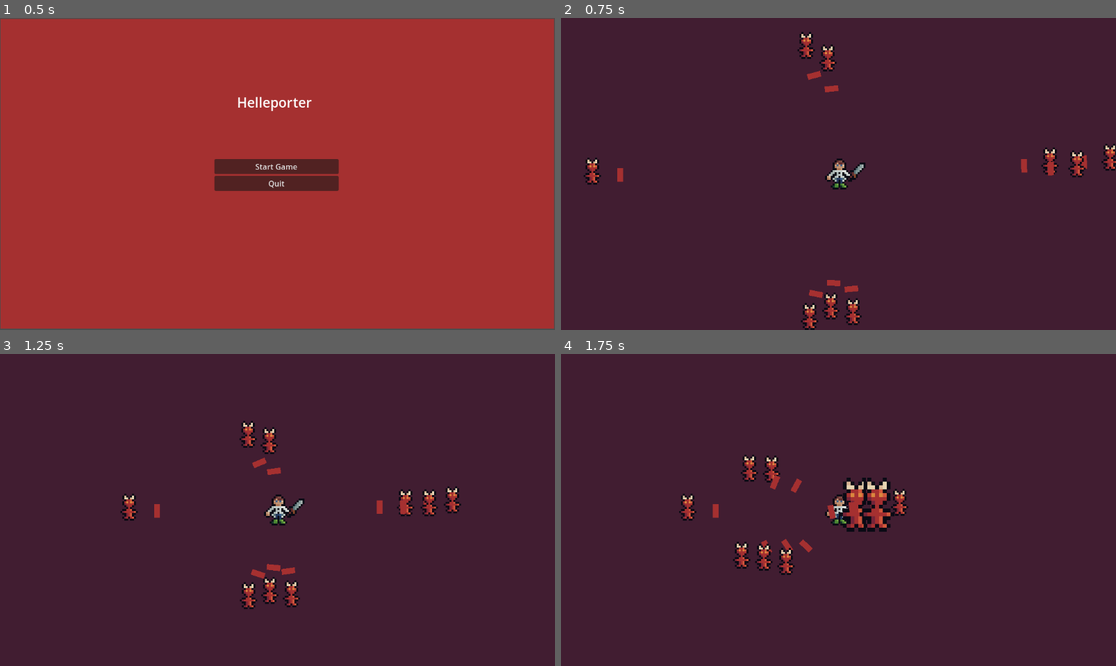
Above: before the commit, frames 1-4 (two rows, left to right).
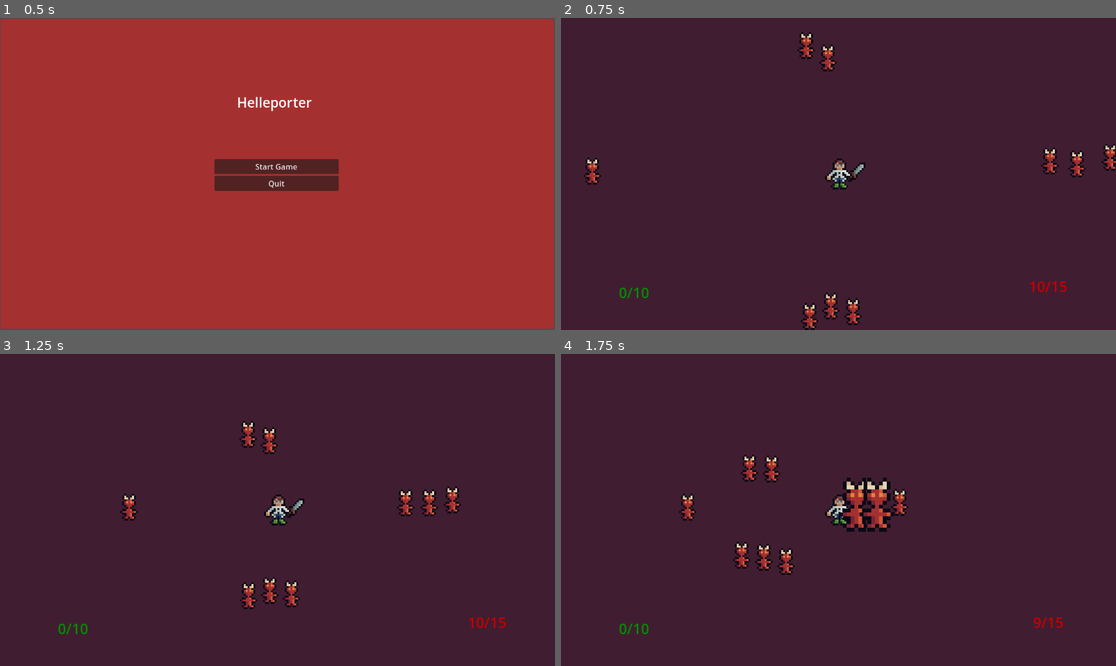
Above: after the commit, the same moments.

Repository: SandstoneHobo/Helleporter
Game: Godot game, scene res://scenes/ui/main_menu.tscn
The game is run twice, just before and just after one commit, with the same random seed, the same clock (stepped at 60 frames per second) and the same inputs.
Inputs (mouse positions are in pixels of both pictures, inside the frame that each line leads up to):
- Up to frame 1 (0.5 s): no input
- Up to frame 2 (0.75 s): click "Start Game" at 0.5 s
- Up to frame 3 (1.25 s): no input
- Up to frame 4 (1.75 s): move the mouse to (888, 538) at 1.27 s; hold D (move_right) from 1.28 s (still down); click (888, 538) at 1.35 s

Frame 1 is identical in both runs. In frame 2, 0.6% of the frame differs, in the area x 10-95%, y 16-90%; in frame 3, 0.6%; in frame 4, 0.5%.

Commit message:
Added health and exp trackers. Started on upgrade selection menu

Diff:
--- a/helleporter/scenes/demon.tscn
+++ b/helleporter/scenes/demon.tscn
@@ -1,8 +1,7 @@
-[gd_scene load_steps=5 format=3 uid="uid://bq5x48hqnvcxg"]
+[gd_scene load_steps=4 format=3 uid="uid://bq5x48hqnvcxg"]
 
 [ext_resource type="Script" uid="uid://c7e4h88cu4ysv" path="res://scripts/demon.gd" id="1_3t42y"]
 [ext_resource type="Texture2D" uid="uid://cevmlnoimu4tx" path="res://assets/sprites/demon_sprite.png" id="1_ye80u"]
-[ext_resource type="Texture2D" uid="uid://cuh6l0kme143s" path="res://assets/sprites/hitbox_test.png" id="3_ofewj"]
 
 [sub_resource type="RectangleShape2D" id="RectangleShape2D_3t42y"]
 size = Vector2(11, 16)
@@ -28,11 +27,6 @@
 target_position = Vector2(4.5, 0)
 collision_mask = 2
 
-[node name="Sprite2D" type="Sprite2D" parent="RayCast2D"]
-position = Vector2(7, 0)
-scale = Vector2(0.09375, 0.21875)
-texture = ExtResource("3_ofewj")
-
 [node name="HitTimer" type="Timer" parent="."]
 wait_time = 0.5
 
--- /dev/null
+++ b/helleporter/scenes/lava.tscn
@@ -0,0 +1,53 @@
+[gd_scene load_steps=8 format=3 uid="uid://bstblnsig04j1"]
+
+[ext_resource type="Texture2D" uid="uid://53mws2ex48gx" path="res://assets/sprites/helleporter_terrain_sprite_sheet.png" id="1_a5s42"]
+
+[sub_resource type="RectangleShape2D" id="RectangleShape2D_dw3wf"]
+size = Vector2(16, 16)
+
+[sub_resource type="AtlasTexture" id="AtlasTexture_snnrc"]
+atlas = ExtResource("1_a5s42")
+region = Rect2(48, 0, 16, 16)
+
+[sub_resource type="AtlasTexture" id="AtlasTexture_f10td"]
+atlas = ExtResource("1_a5s42")
+region = Rect2(64, 0, 16, 16)
+
+[sub_resource type="AtlasTexture" id="AtlasTexture_3w25c"]
+atlas = ExtResource("1_a5s42")
+region = Rect2(80, 0, 16, 16)
+
+[sub_resource type="AtlasTexture" id="AtlasTexture_sxvwp"]
+atlas = ExtResource("1_a5s42")
+region = Rect2(48, 16, 16, 16)
+
+[sub_resource type="SpriteFrames" id="SpriteFrames_pgx88"]
+animations = [{
+"frames": [{
+"duration": 1.0,
+"texture": SubResource("AtlasTexture_snnrc")
+}, {
+"duration": 1.0,
+"texture": SubResource("AtlasTexture_f10td")
+}, {
+"duration": 1.0,
+"texture": SubResource("AtlasTexture_3w25c")
+}, {
+"duration": 1.0,
+"texture": SubResource("AtlasTexture_sxvwp")
+}],
+"loop": true,
+"name": &"Idle",
+"speed": 2.0
+}]
+
+[node name="Lava" type="Area2D"]
+
+[node name="CollisionShape2D" type="CollisionShape2D" parent="."]
+shape = SubResource("RectangleShape2D_dw3wf")
+
+[node name="AnimatedSprite2D" type="AnimatedSprite2D" parent="."]
+sprite_frames = SubResource("SpriteFrames_pgx88")
+animation = &"Idle"
+autoplay = "Idle"
+frame_progress = 0.356333
--- a/helleporter/scenes/player.tscn
+++ b/helleporter/scenes/player.tscn
@@ -1,13 +1,17 @@
-[gd_scene load_steps=11 format=3 uid="uid://cde5ppaafj178"]
+[gd_scene load_steps=15 format=3 uid="uid://cde5ppaafj178"]
 
 [ext_resource type="Script" uid="uid://bnuj6uxjkvhyr" path="res://scripts/player.gd" id="1_3vyb7"]
 [ext_resource type="Script" uid="uid://bkuck1rq5yiid" path="res://scripts/player_stats.gd" id="2_dqkch"]
 [ext_resource type="Texture2D" uid="uid://fjkntxy8mfrb" path="res://assets/sprites/player_sprite.png" id="2_g2els"]
 [ext_resource type="PackedScene" uid="uid://b1sq24n6abdt4" path="res://scenes/sword.tscn" id="3_qhqgy"]
 [ext_resource type="Script" uid="uid://dlyq74up0fhum" path="res://scripts/helleport_area.gd" id="5_qlg0r"]
+[ext_resource type="Script" uid="uid://b5nvox74joas2" path="res://scripts/upgrade_manager.gd" id="6_d2wvv"]
 [ext_resource type="Script" uid="uid://1cpix5kj1wnf" path="res://scripts/sword_upgrades.gd" id="6_smehm"]
 [ext_resource type="Script" uid="uid://pr2ydwet5o6y" path="res://scripts/helleport_upgrades.gd" id="7_ur7pv"]
 [ext_resource type="Script" uid="uid://ba85dilofqx3k" path="res://scripts/demonic_upgrades.gd" id="8_y4r1p"]
+[ext_resource type="Script" uid="uid://cr12hpfc4vuxo" path="res://scripts/health_bar.gd" id="9_ur7pv"]
+[ext_resource type="Script" uid="uid://c20bk85wmtdba" path="res://scripts/exp_bar.gd" id="10_y4r1p"]
+[ext_resource type="Script" uid="uid://dor3moxaw23xy" path="res://scripts/upgrade_menu_manager.gd" id="12_3v2ag"]
 
 [sub_resource type="RectangleShape2D" id="RectangleShape2D_dqkch"]
 size = Vector2(7, 14)
@@ -54,6 +58,8 @@
 wait_time = 0.3
 
 [node name="UpgradeManager" type="Node" parent="."]
+unique_name_in_owner = true
+script = ExtResource("6_d2wvv")
 
 [node name="SwordUpgrades" type="Node" parent="UpgradeManager"]
 script = ExtResource("6_smehm")
@@ -64,7 +70,70 @@
 [node name="DemonicUpgrades" type="Node" parent="UpgradeManager"]
 script = ExtResource("8_y4r1p")
 
+[node name="HUD" type="CanvasLayer" parent="."]
+
+[node name="HealthBar" type="Label" parent="HUD"]
+anchors_preset = -1
+anchor_left = 0.756
+anchor_top = 0.721
+anchor_right = 1.0
+anchor_bottom = 1.0
+offset_left = 0.0879517
+offset_top = -0.208008
+theme_override_colors/font_color = Color(0.772549, 0, 0, 1)
+theme_override_font_sizes/font_size = 30
+text = "x/x"
+horizontal_alignment = 1
+vertical_alignment = 1
+script = ExtResource("9_ur7pv")
+
+[node name="ExpBar" type="Label" parent="HUD"]
+anchors_preset = -1
+anchor_top = 0.761
+anchor_right = 0.265
+anchor_bottom = 1.0
+offset_top = -0.128021
+offset_right = -0.280029
+theme_override_colors/font_color = Color(0, 0.552941, 0, 1)
+theme_override_font_sizes/font_size = 30
+text = "x/x"
+horizontal_alignment = 1
+vertical_alignment = 1
+script = ExtResource("10_y4r1p")
+
+[node name="LevelUpMenu" type="CanvasLayer" parent="."]
+layer = 2
+visible = false
+script = ExtResource("12_3v2ag")
+
+[node name="HBoxContainer" type="HBoxContainer" parent="LevelUpMenu"]
+anchors_preset = -1
+anchor_left = 0.199
+anchor_top = 0.264
+anchor_right = 0.765
+anchor_bottom = 0.727
+offset_left = -0.248016
+offset_top = -0.0720062
+offset_right = -0.280029
+offset_bottom = -0.0960388
+theme_override_constants/separation = 20
+alignment = 1
+
+[node name="SwordUpgrade" type="Button" parent="LevelUpMenu/HBoxContainer"]
+layout_mode = 2
+text = "
+"
+
+[node name="HelleportUpgrade" type="Button" parent="LevelUpMenu/HBoxContainer"]
+layout_mode = 2
+
+[node name="DemonicUpgrade" type="Button" parent="LevelUpMenu/HBoxContainer"]
+layout_mode = 2
+
+[connection signal="timeout" from="TeleportTimer" to="." method="_on_timer_timeout"]
 [connection signal="timeout" from="TeleportTimer" to="." method="_on_teleport_timer_timeout"]
-[connection signal="timeout" from="TeleportTimer" to="." method="_on_timer_timeout"]
 [connection signal="body_entered" from="HelleportArea" to="HelleportArea" method="_on_body_entered"]
 [connection signal="timeout" from="HelleportArea/HitTimer" to="HelleportArea" method="_on_hit_timer_timeout"]
+[connection signal="pressed" from="LevelUpMenu/HBoxContainer/SwordUpgrade" to="LevelUpMenu/HBoxContainer" method="_on_sword_upgrade_pressed"]
+[connection signal="pressed" from="LevelUpMenu/HBoxContainer/HelleportUpgrade" to="LevelUpMenu/HBoxContainer" method="_on_helleport_upgrade_pressed"]
+[connection signal="pressed" from="LevelUpMenu/HBoxContainer/DemonicUpgrade" to="LevelUpMenu/HBoxContainer" method="_on_demonic_upgrade_pressed"]
--- a/helleporter/scripts/demon.gd
+++ b/helleporter/scripts/demon.gd
@@ -37,8 +37,8 @@
 # Called every frame. 'delta' is the elapsed time since the previous frame.
 func _process(delta: float) -> void:
 	if cur_health <= 0:
+		GameManager.add_experience(1)
 		self.queue_free()
-		GameManager.add_experience(1)
 	player_position = GameManager.get_player_position()
 	ray_cast.look_at(player_position)
 	attack()
--- a/helleporter/scripts/demonic_upgrades.gd
+++ b/helleporter/scripts/demonic_upgrades.gd
@@ -12,7 +12,6 @@
 		1:
 			stats.attack_damage = stats.attack_damage * 2
 			stats.helleport_damage = stats.helleport_damage * 2
-			print("demon activated")
 		2:
 			sword.get_child(1).apply_scale(Vector2(2, 2))
 			helleport_area.get_child(0).apply_scale(Vector2(2, 2))
--- /dev/null
+++ b/helleporter/scripts/exp_bar.gd
@@ -0,0 +1,16 @@
+extends Label
+
+@onready var stats: Node = %Stats
+
+# Called when the node enters the scene tree for the first time.
+func _ready() -> void:
+	if stats.cur_level < 7:
+		text = str(GameManager.get_experience()) + "/" + str(stats.exp_thresholds[str(stats.cur_level + 1)])
+
+
+# Called every frame. 'delta' is the elapsed time since the previous frame.
+func _process(delta: float) -> void:
+	if stats.cur_level < 7:
+		text = str(GameManager.get_experience()) + "/" + str(stats.exp_thresholds[str(stats.cur_level + 1)])
+	else:
+		text = "Max Level"
--- /dev/null
+++ b/helleporter/scripts/health_bar.gd
@@ -0,0 +1,13 @@
+extends Label
+
+@onready var stats: Node = %Stats
+
+
+# Called when the node enters the scene tree for the first time.
+func _ready() -> void:
+	text = str(stats.cur_health) + "/" + str(stats.max_health)
+
+
+# Called every frame. 'delta' is the elapsed time since the previous frame.
+func _process(delta: float) -> void:
+	text = str(stats.cur_health) + "/" + str(stats.max_health)
--- a/helleporter/scripts/helleport_upgrades.gd
+++ b/helleporter/scripts/helleport_upgrades.gd
@@ -9,7 +9,6 @@
 	match level:
 		1:
 			helleport_area.get_child(0).apply_scale(Vector2(2, 2))
-			print("helleport activated")
 		2:
 			stats.helleport_damage = stats.helleport_damage * 3
 		3:
--- a/helleporter/scripts/player.gd
+++ b/helleporter/scripts/player.gd
@@ -6,10 +6,9 @@
 @onready var stats: Node = $Stats
 @onready var helleport_area: Area2D = $HelleportArea
 @onready var upgrade_manager: Node = $UpgradeManager
+@onready var level_up_menu: CanvasLayer = $LevelUpMenu
 
 var teleport_on_cooldown := false
-var cur_level = 1
-var exp_thresholds = {"2": 10, "3": 15, "4": 20, "5": 25, "6": 30, "7":35}
 
 #TODO make an experience system for upgrades
 var experience = 0
@@ -32,11 +31,13 @@
 	if stats.cur_health <= 0:
 		GameManager.add_experience(-1 * cur_experience)
 		get_tree().change_scene_to_file("res://scenes/ui/respawn_screen.tscn")
-	if cur_level < 7:
-		if cur_experience > exp_thresholds[str(cur_level + 1)]:
-			for upgrade in upgrade_manager.get_children():
-				upgrade.activate(cur_level)
-			cur_level += 1
+	if stats.cur_level < 7:
+		if cur_experience >= stats.exp_thresholds[str(stats.cur_level + 1)]:
+			level_up_menu.toggle_menu()
+			upgrade_manager.upgrade_sword(stats.cur_level)
+			upgrade_manager.upgrade_helleport(stats.cur_level)
+			upgrade_manager.upgrade_demonic(stats.cur_level)
+			stats.cur_level += 1
 	#broadcasts position to game manager for enemy pathfinding
 	GameManager.set_player_position(self.global_position)
 	#checks if the player presses the teleport button while the skill is available
--- a/helleporter/scripts/player_stats.gd
+++ b/helleporter/scripts/player_stats.gd
@@ -7,6 +7,10 @@
 var attack_damage := 5
 var helleport_damage := 10
 
+#stats for play exp system
+var cur_level = 1
+var exp_thresholds = {"2": 10, "3": 15, "4": 20, "5": 25, "6": 30, "7":35}
+
 #upgrade stats
 var sword_influence = 0
 var helleport_influence = 0
--- a/helleporter/scripts/sword_upgrades.gd
+++ b/helleporter/scripts/sword_upgrades.gd
@@ -17,9 +17,10 @@
 		4:
 			stats.attack_damage = stats.attack_damage * 3
 		5:
-			sword.get_child(1).apply_scale(Vector2(3, 3))
+			stats.max_health += 20
+			stats.cur_health = stats.max_health
 		6:
-			stats.max_health += 20
+			stats.max_health += 30
 			stats.cur_health = stats.max_health
 		7:
 			stats.attack_damage = stats.attack_damage * 5
--- /dev/null
+++ b/helleporter/scripts/upgrade_manager.gd
@@ -0,0 +1,14 @@
+extends Node
+
+@onready var sword_upgrades: Node = $SwordUpgrades
+@onready var helleport_upgrades: Node = $HelleportUpgrades
+@onready var demonic_upgrades: Node = $DemonicUpgrades
+
+func upgrade_sword(level):
+	sword_upgrades.activate(level)
+
+func upgrade_helleport(level):
+	helleport_upgrades.activate(level)
+
+func upgrade_demonic(level):
+	demonic_upgrades.activate(level)
--- /dev/null
+++ b/helleporter/scripts/upgrade_menu_manager.gd
@@ -0,0 +1,31 @@
+extends CanvasLayer
+
+@onready var upgrade_manager: Node = %UpgradeManager
+@onready var stats: Node = %Stats
+
+func toggle_menu():
+	visible = not visible
+
+# Called when the node enters the scene tree for the first time.
+func _ready() -> void:
+	pass
+
+
+# Called every frame. 'delta' is the elapsed time since the previous frame.
+func _process(delta: float) -> void:
+	pass
+
+
+func _on_sword_upgrade_pressed() -> void:
+	upgrade_manager.upgrade_sword(stats.cur_level)
+	toggle_menu()
+
+
+func _on_helleport_upgrade_pressed() -> void:
+	upgrade_manager.upgrade_helleport(stats.cur_level)
+	toggle_menu()
+
+
+func _on_demonic_upgrade_pressed() -> void:
+	upgrade_manager.upgrade_demonic(stats.cur_level)
+	toggle_menu()
Not shown, added: helleporter/scripts/exp_bar.gd.uid
Not shown, added: helleporter/scripts/health_bar.gd.uid
Not shown, added: helleporter/scripts/upgrade_manager.gd.uid
Not shown, added: helleporter/scripts/upgrade_menu_manager.gd.uid
